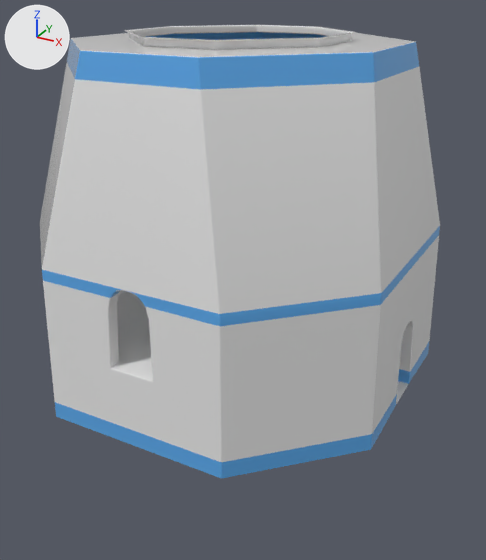
Two versions of the FBX model Assets/Art/3D/SM_Tower_Base_Basic.fbx, one commit apart.
One viewpoint serves both versions: a 50 mm lens placed at (0.95, -1.701, 1.265), pointed at (0.113, -0.179, 0.504). Every picture has the same lights, and +X, +Y and +Z are marked at upper left. Where no turn or scale is listed for an object, it has been applied to the vertices.

Names of what the first picture shows: 'SM_Tower_Base_Basic'.
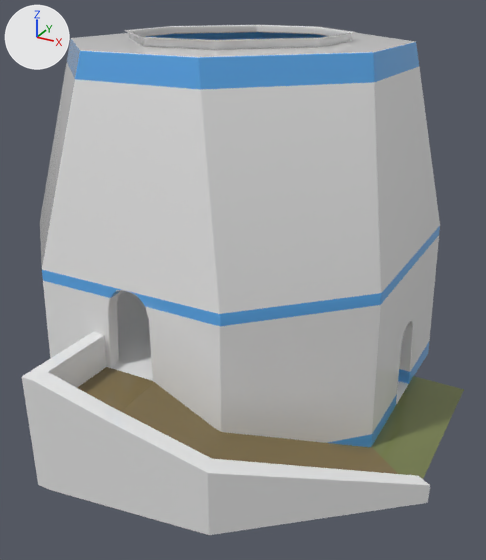
The newer file is also turned or shifted as a whole; pictures and numbers use the older file's frame.

What differs and where, as boxes [x1, y1, x2, y2] in the pictures (486 x 560 px):
'SM_Tower_Base_Basic', reshaped (10% wider, 13% taller)
    before: [40, 25, 440, 478]
    after: [22, 25, 464, 535]
part 1 of me_mesh, added
    after: [22, 332, 464, 535]

Edits to the bpy script that builds the scene:
```text
Add mat_material__51:
    mat_material__51 = principled_material('Material #51')
    mat_material__51.base_color = (0.847, 0.847, 0.847)  # white #ededed
    mat_material__51.roughness = 0.0
Add mat_material__49:
    mat_material__49 = principled_material('Material #49')
    mat_material__49.base_color = (0.22, 0.164, 0.0697)  # yellow #81714b
    mat_material__49.roughness = 0.0
Add mat_material__52:
    mat_material__52 = principled_material('Material #52')
    mat_material__52.base_color = (0.19, 0.22, 0.0738)  # green #79814d
    mat_material__52.roughness = 0.0
Change me_mesh:
    used by ob_sm_tower_base_basic; location = (0.0, 0.0, 0.653)
    remove me_mesh.from_pydata(...)  # 642 vertices, 1159 faces; spans x -0.552..0.552, y -0.571..0.571, z -0.496..0.496
    add me_mesh.from_pydata(...)  # 749 vertices, 1341 faces; spans x -0.552..0.735, y -0.804..0.571, z -0.496..0.496
    me_mesh part 1: a new loose piece of 107 vertices spanning x -0.109..0.735, y -0.804..0.111, z -0.495..-0.19
    add me_mesh.materials.append(mat_material__49)  # yellow #81714b
    add me_mesh.materials.append(mat_material__51)  # white #ededed
    add me_mesh.materials.append(mat_material__52)  # green #79814d
```
